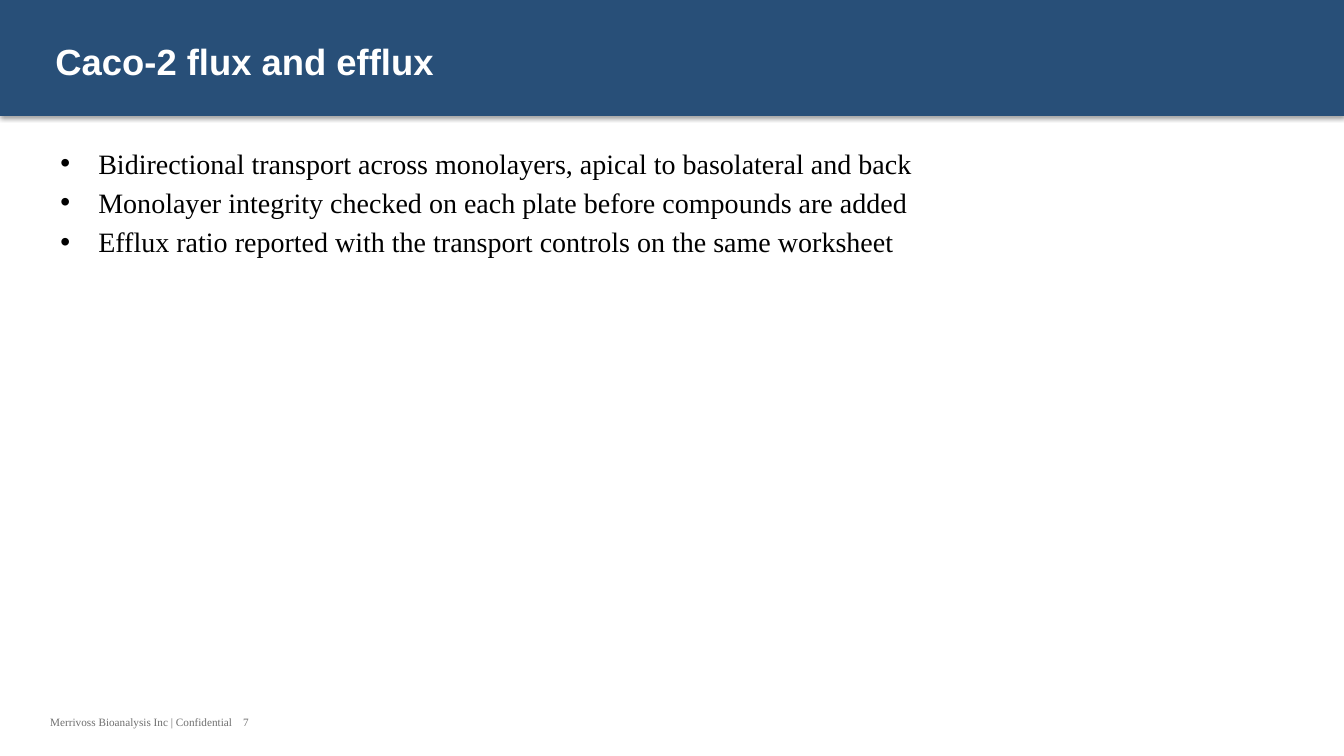
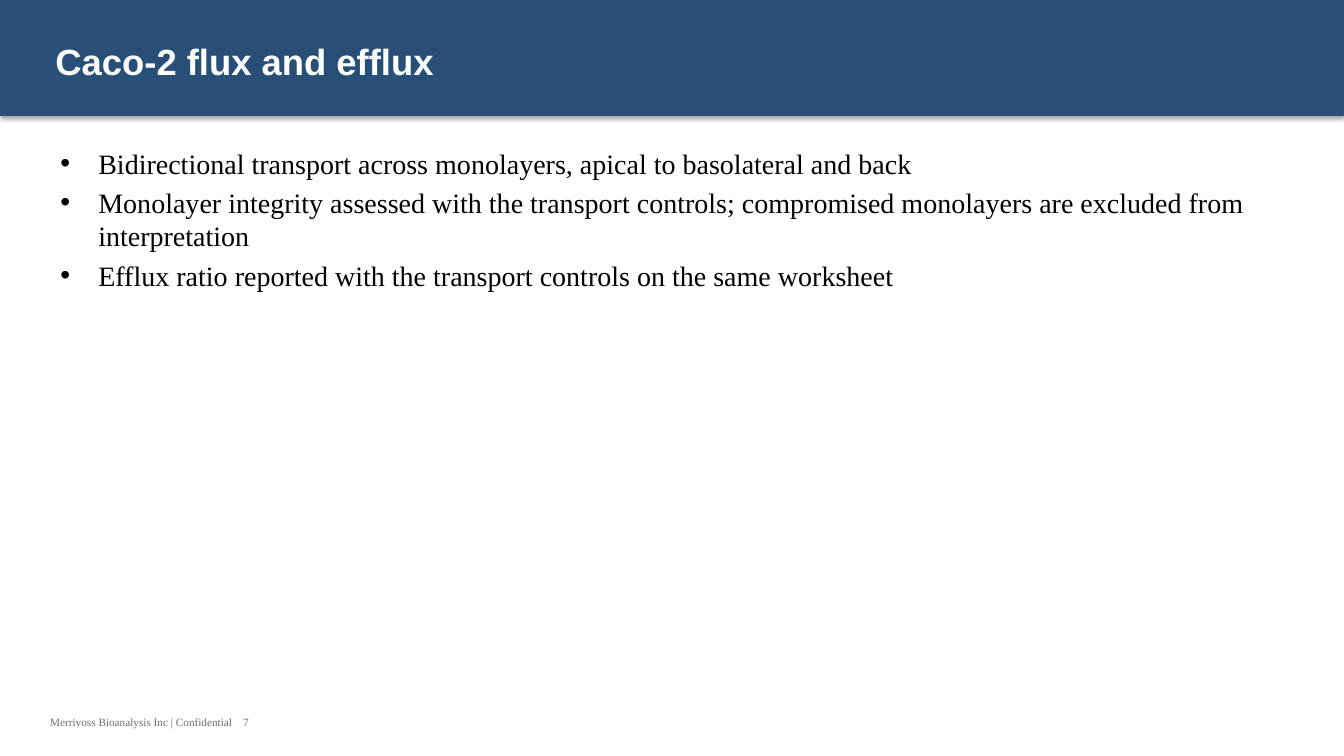
Before and after one commit to 60xAI/portco-mock-dataset, a slide deck: slide 7 of output/archive/Archive/Users/mrinalvesi_old_laptop/DMPK/Working/Copy of DMPK_Capabilities_081417.pptx. Drawn at 1344x756 pixels with LibreOffice and Linux fonts; fonts in the diff are those of the drawing. Boxes give left, top, right and bottom in pixels: in the first picture for what was removed or moved away, otherwise in the second. Text is boxed around its words. In the diff, an @@ line names an element or a change of style, - is before the commit and + after.

```diff
--- a/output/archive/Archive/Users/mrinalvesi_old_laptop/DMPK/Working/Copy of DMPK_Capabilities_081417.pptx
+++ b/output/archive/Archive/Users/mrinalvesi_old_laptop/DMPK/Working/Copy of DMPK_Capabilities_081417.pptx
@@ text at (x1=98, y1=193, x2=1243, y2=252): text changed @@
-• Monolayer integrity checked on each plate before compounds are added
+• Monolayer integrity assessed with the transport controls; compromised monolayers are excluded from interpretation
```
Also in this commit, not shown: 4 other slides changed, 1 other file.
